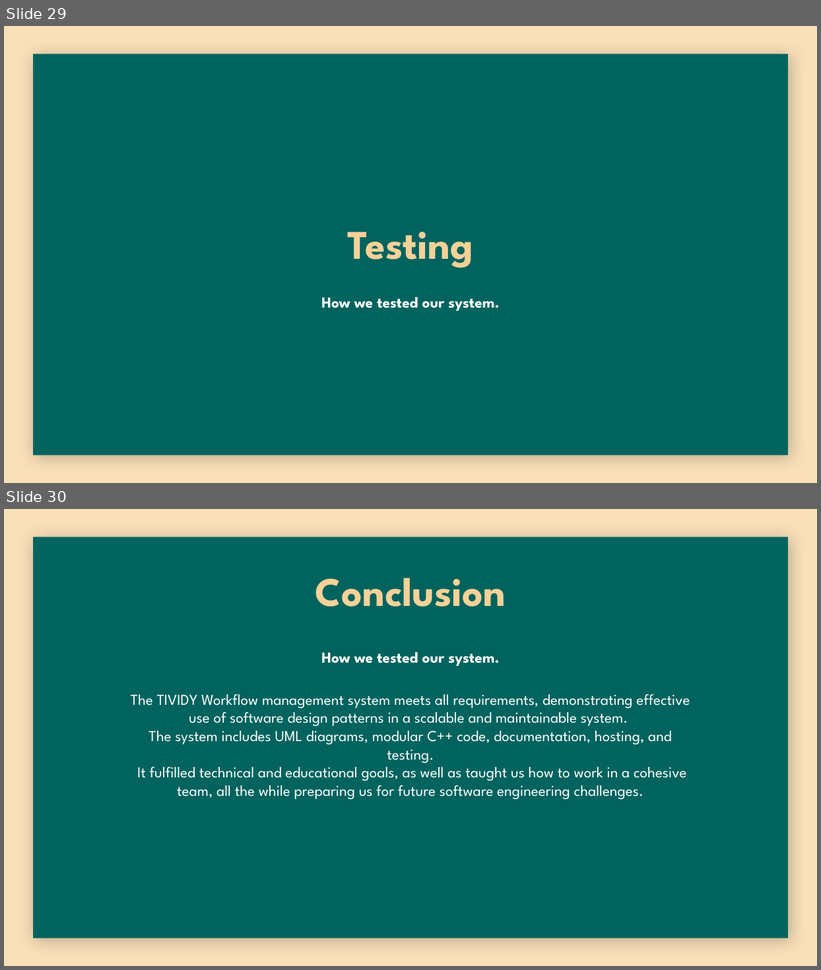
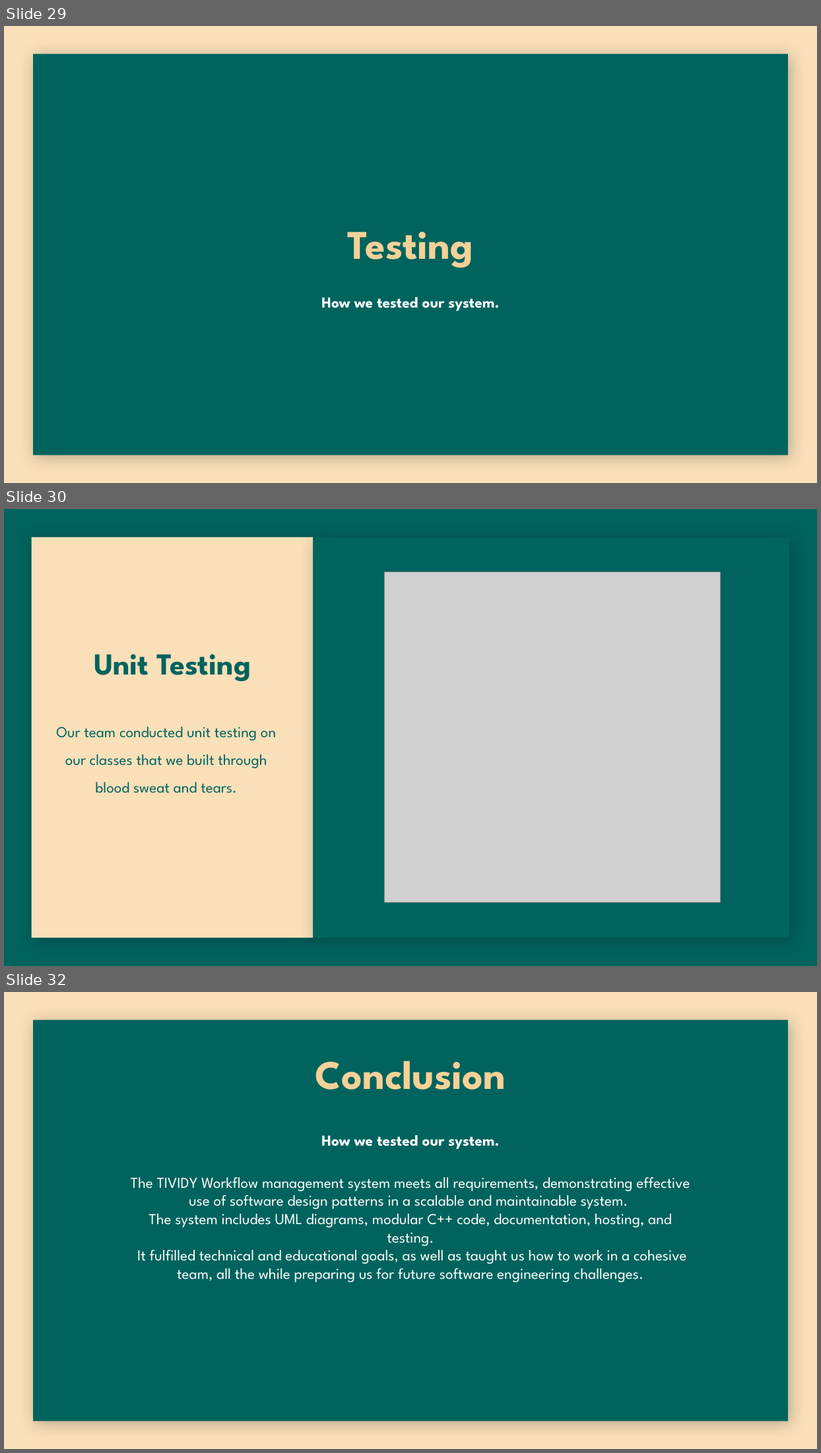
Before and after one commit to yashGhela/cos214prac6, a slide deck: Presentation/TIVIDY-Presentation.pptx. Shown one above the other, each under a label of ours: slides 29 and 30 before the commit, slides 29, 30 and 32 after it; the slides between them are not shown. The pictures are 821x970 and 821x1453 pixels, drawn with LibreOffice and Linux fonts; fonts in the diff are those of the drawing; grey boxes stand for pictures; background and template pictures are left out. Boxes give left, top, right and bottom in pixels: in the first picture for what was removed or moved away, otherwise in the second. Text is boxed around its words. In the diff, an @@ line names an element or a change of style, - is before the commit and + after.

```diff
--- a/Presentation/TIVIDY-Presentation.pptx
+++ b/Presentation/TIVIDY-Presentation.pptx
@@ slide 30 added at (4,509,817,966), background #00635D @@
@@ rectangle added at (32,537,314,938), fill #F9E0B9 @@
@@ rectangle added at (314,537,789,938), fill #00635D @@
@@ picture added at (385,572,721,903) @@
@@ title added at (94,654,251,681), 36 pt, text #00635D, bold @@
+Unit Testing
@@ text added at (56,727,276,793), 18 pt, text #00635D @@
+Our team conducted unit testing on our classes that we built through blood sweat and tears.
@@ what was slide 30 is now slide 32 @@
```
Also in this commit, not shown: 1 slide changed, 1 other slide added, 5 other files.
